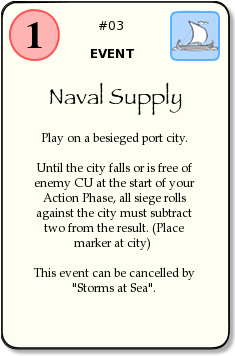
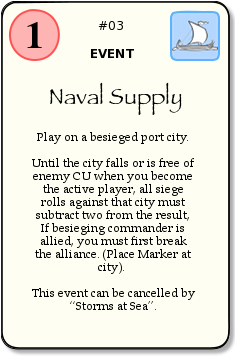
Layered file, before and after one edit (w=235, h=356). Changes by layer:
painted on "text" over [32, 132, 196, 310]
